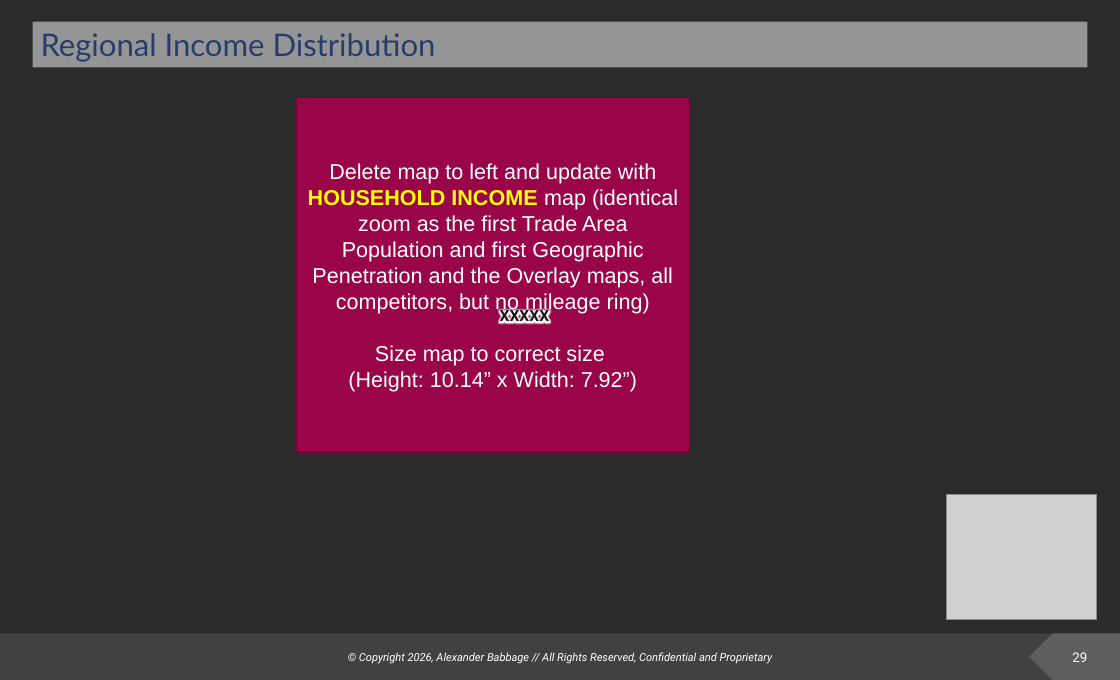
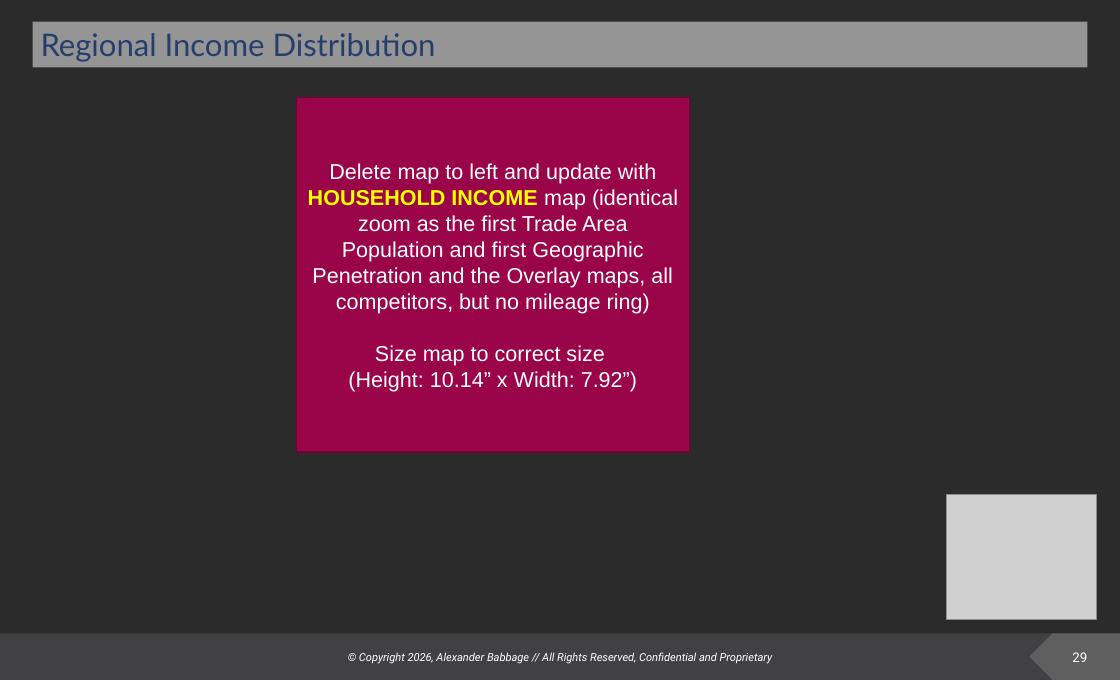
Before and after one commit to deeemdeeem/tt-report-automation, a slide deck: slide 29 of TT_report.pptx. Drawn at 1120x680 pixels with LibreOffice and Linux fonts; fonts in the diff are those of the drawing; grey boxes stand for pictures; background and template pictures are left out; a plain dark background stands for a picture behind light text. Boxes give left, top, right and bottom in pixels: in the first picture for what was removed or moved away, otherwise in the second. Text is boxed around its words. In the diff, an @@ line names an element or a change of style, - is before the commit and + after.

```diff
--- a/TT_report.pptx
+++ b/TT_report.pptx
@@ text removed at box(500, 308, 549, 326) @@
-XXXXX
```
Also in this commit, not shown: 3 other slides changed, 1 other file.
